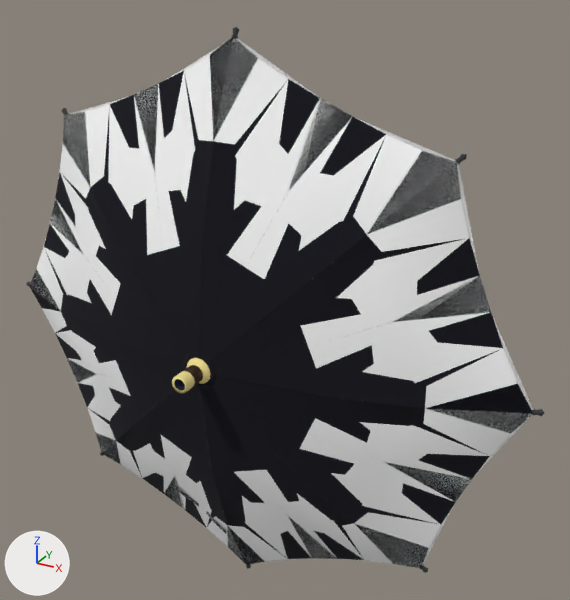
Two versions of the glTF model glb/Wmn_Shelter_Compact.glb, one commit apart.
The view is the same before and after, from a 50 mm lens placed at (1.65, -3.58, 1.53), pointed at (0.01, -0.61, 0.05). The axes (+X, +Y, +Z) are drawn at lower left. The lights are the same throughout. The older version comes first.

Names of what the first picture shows: 'Umbrella_Open__M_Screen', 'Umbrella_Open__M_Umbrella' and 1 more.
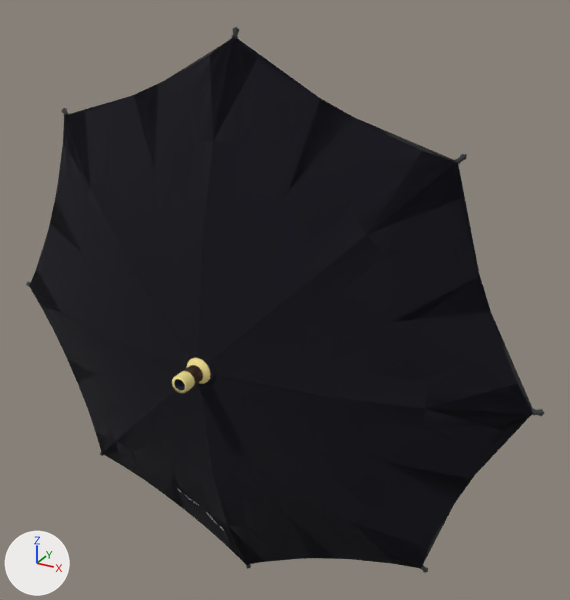
The change, as a list of edits to the scene's bpy script:
```text
Change mat_m_screen:
    where n0 = _N.new('ShaderNodeBsdfPrincipled'); n0.name = 'Principled BSDF'
    remove n0.inputs[0].default_value = (1.0, 1.0, 1.0, 1.0)  # 'Base Color', white #ffffff
    add n2 = _N.new('ShaderNodeTexImage'); n2.name = 'Image Texture'
    add n2.image = img_m_umbrella_alb_png
    add n3 = _N.new('ShaderNodeNormalMap'); n3.name = 'Normal Map'
    add n3.uv_map = 'UVMap'
    add n4 = _N.new('ShaderNodeTexImage'); n4.name = 'Image Texture.001'
    add n4.image = img_m_umbrella_nrm_png
    add _L.new(n2.outputs[0], n0.inputs[0])  # 'Color' to 'Base Color'
    add _L.new(n3.outputs[0], n0.inputs[5])  # 'Normal' to 'Normal'
    add _L.new(n4.outputs[0], n3.inputs[1])  # 'Color' to 'Color'
```

Location of each change, [x1, y1, x2, y2] in pixels of the pictures (570 x 600 px):
'Umbrella_Open__M_Screen', surface changed (white to black)
    both: [30, 38, 533, 567]
